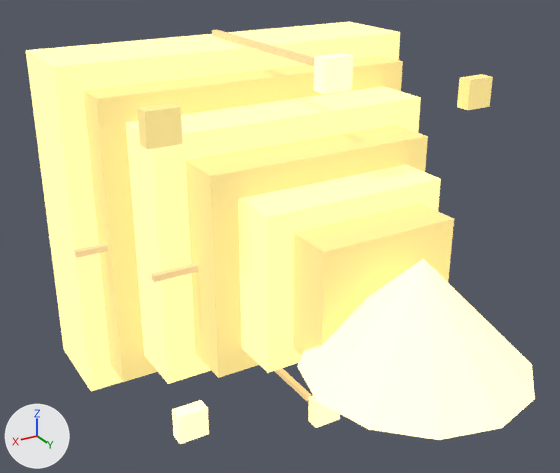
A saved change to the glTF model assets/procedural/pretty/haystack.glb.
Rendered twice from a 50 mm camera at (1.55, 3.25, 1.24) aimed at (0.13, 0.87, 0.06). The axes (+X, +Y, +Z) are drawn at lower left. The lights are the same throughout. The first picture is the older version.

The older version as bpy lines, for what is in view:
```python
ob_base_mid = bpy.data.objects.new('base_mid', me_立方体_092)
ob_base_mid.location = (0.0, 0.45, 0.0)
ob_base_mid.scale = (1.4, 0.2, 1.2)
ob_base_wide = bpy.data.objects.new('base_wide', me_立方体_091)
ob_base_wide.location = (0.0, 0.2, 0.0)
ob_base_wide.scale = (1.6, 0.4, 1.4)
ob_mid_mid = bpy.data.objects.new('mid_mid', me_立方体_094)
ob_mid_mid.location = (0.0, 0.9, 0.0)
ob_mid_mid.scale = (0.95, 0.2, 0.8)
ob_mid_wide = bpy.data.objects.new('mid_wide', me_立方体_093)
ob_mid_wide.location = (0.0, 0.65, 0.0)
ob_mid_wide.scale = (1.2, 0.3, 1.0)
ob_tuft_0_0__0_7 = bpy.data.objects.new('tuft_0.0_-0.7', me_立方体_102)
ob_tuft_0_0__0_7.location = (0.0, 1.02, -0.7)
ob_tuft_0_0__0_7.scale = (0.12, 0.06, 0.12)
ob_tuft_0_65_0_6 = bpy.data.objects.new('tuft_0.65_0.6', me_立方体_098)
ob_tuft_0_65_0_6.location = (0.65, 1.01, 0.6)
ob_tuft_0_65_0_6.scale = (0.12, 0.06, 0.12)
ob_tuft__0_7_0_55 = bpy.data.objects.new('tuft_-0.7_0.55', me_立方体_097)
ob_tuft__0_7_0_55.location = (-0.7, 1.005, 0.55)
ob_tuft__0_7_0_55.scale = (0.12, 0.06, 0.12)
ob_upper_mid = bpy.data.objects.new('upper_mid', me_立方体_096)
ob_upper_mid.location = (0.0, 1.3, 0.0)
ob_upper_mid.scale = (0.55, 0.18, 0.45)
ob_upper_wide = bpy.data.objects.new('upper_wide', me_立方体_095)
ob_upper_wide.location = (0.0, 1.1, 0.0)
ob_upper_wide.scale = (0.75, 0.2, 0.6)
# also in view: 'tuft_0.0_0.7' at (0.0, 1.02, 0.7); 'top' at (0.0, 1.55, 0.0); 'rope_v1' at (0.0, 0.5, 0.72); 'tuft_0.6_-0.55' at (0.6, 1.0, -0.55)
```
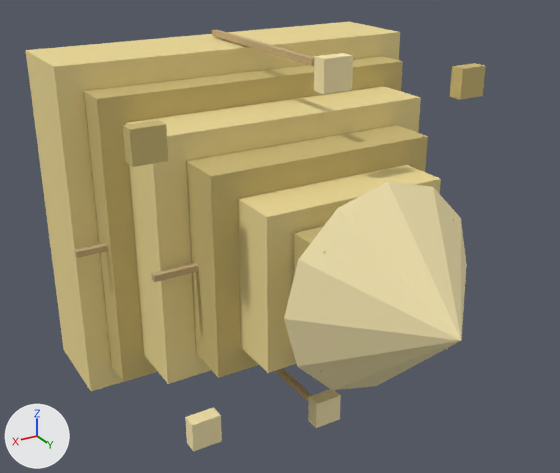
The newer file is also turned or shifted as a whole; pictures and numbers use the older file's frame.

Location of each change, (x1, y1, x2, y2) in pixels of the pictures (560 x 473 px):
'top', recoloured, surface changed, turned: before (297, 259, 535, 440); after (284, 182, 467, 390)
'base_wide', recoloured, surface changed (darker): (26, 22, 400, 391) in both
'mid_wide', recoloured, surface changed (darker): (126, 86, 421, 384) in both
'base_mid', recoloured, surface changed (darker): (84, 56, 403, 382) in both
'mid_mid', recoloured, surface changed (darker): (186, 125, 428, 378) in both
'upper_wide', recoloured, surface changed (darker): (238, 165, 441, 373) in both
'upper_mid', recoloured, surface changed: (294, 219, 454, 275) in both
'tuft_0.65_0.6', recoloured, surface changed, moved, turned, rescaled: before (137, 103, 183, 150); after (449, 63, 486, 100)
'tuft_-0.7_0.55', recoloured, surface changed, moved, turned, rescaled: before (457, 74, 493, 110); after (123, 120, 168, 167)
'tuft_0.0_0.7', recoloured, surface changed (darker): (314, 53, 353, 94) in both
'tuft_0.6_-0.55', recoloured, surface changed, moved, turned, rescaled (not visible afterwards): before (172, 400, 209, 444)
'tuft_-0.55_-0.6', recoloured, surface changed, moved (not visible before): after (185, 407, 222, 452)
'tuft_0.0_-0.7', recoloured, surface changed (darker): (308, 395, 340, 428) in both
'rope_v1', recoloured, surface changed (darker): (212, 30, 315, 66) in both
'rope_h2', recoloured, surface changed (darker): (151, 263, 199, 282) in both
'rope_v2', recoloured, surface changed (darker): (275, 368, 311, 401) in both
'rope_h1', recoloured, surface changed (darker): (74, 243, 108, 258) in both

Patch to the scene script:
```diff
--- a/assets/procedural/pretty/haystack.glb.py
+++ b/assets/procedural/pretty/haystack.glb.py
@@ mat_hay_main @@
 mat_hay_main.roughness = 0.85
-mat_hay_main.emission_color = (0.85, 0.7, 0.3)  # yellow #edda95
-mat_hay_main.emission_strength = 1.0
@@ mat_hay_dark @@
 mat_hay_dark.roughness = 0.9
-mat_hay_dark.emission_color = (0.6, 0.48, 0.18)  # yellow #cbb876
-mat_hay_dark.emission_strength = 1.0
@@ mat_hay_light @@
 mat_hay_light.roughness = 0.8
-mat_hay_light.emission_color = (0.95, 0.82, 0.45)  # beige #f9eab3
-mat_hay_light.emission_strength = 1.0
@@ mat_hay_rope @@
 mat_hay_rope.roughness = 0.9
-mat_hay_rope.emission_color = (0.55, 0.4, 0.2)  # brown #c4aa7c
-mat_hay_rope.emission_strength = 1.0
@@ ob_top @@
 ob_top.location = (0.0, 1.55, 0.0)
+ob_top.rotation_euler = (1.571, 0.0, 3.142)  # degrees (90, 0, 180)
@@ ob_tuft__0_7_0_55 @@
 ob_tuft__0_7_0_55 = bpy.data.objects.new('tuft_-0.7_0.55', me_立方体_097)
-ob_tuft__0_7_0_55.location = (-0.7, 1.005, 0.55)
-ob_tuft__0_7_0_55.scale = (0.12, 0.06, 0.12)
+ob_tuft__0_7_0_55.location = (0.7, 1.005, 0.55)
+ob_tuft__0_7_0_55.rotation_euler = (1.571, 0.0, 3.142)  # degrees (90, 0, 180)
+ob_tuft__0_7_0_55.scale = (0.12, 0.12, 0.06)
@@ ob_tuft_0_65_0_6 @@
 ob_tuft_0_65_0_6 = bpy.data.objects.new('tuft_0.65_0.6', me_立方体_098)
-ob_tuft_0_65_0_6.location = (0.65, 1.01, 0.6)
-ob_tuft_0_65_0_6.scale = (0.12, 0.06, 0.12)
+ob_tuft_0_65_0_6.location = (-0.65, 1.01, 0.6)
+ob_tuft_0_65_0_6.rotation_euler = (1.571, 0.0, 3.142)  # degrees (90, 0, 180)
+ob_tuft_0_65_0_6.scale = (0.12, 0.12, 0.06)
@@ ob_tuft__0_55__0_6 @@
 ob_tuft__0_55__0_6 = bpy.data.objects.new('tuft_-0.55_-0.6', me_立方体_099)
-ob_tuft__0_55__0_6.location = (-0.55, 1.01, -0.6)
+ob_tuft__0_55__0_6.location = (0.55, 1.01, -0.6)
 ob_tuft__0_55__0_6.scale = (0.12, 0.06, 0.12)
@@ ob_tuft_0_6__0_55 @@
 ob_tuft_0_6__0_55 = bpy.data.objects.new('tuft_0.6_-0.55', me_立方体_100)
-ob_tuft_0_6__0_55.location = (0.6, 1.005, -0.55)
-ob_tuft_0_6__0_55.scale = (0.12, 0.06, 0.12)
+ob_tuft_0_6__0_55.location = (-0.6, 1.005, -0.55)
+ob_tuft_0_6__0_55.rotation_euler = (1.571, 0.0, 3.142)  # degrees (90, 0, 180)
+ob_tuft_0_6__0_55.scale = (0.12, 0.12, 0.06)
```
